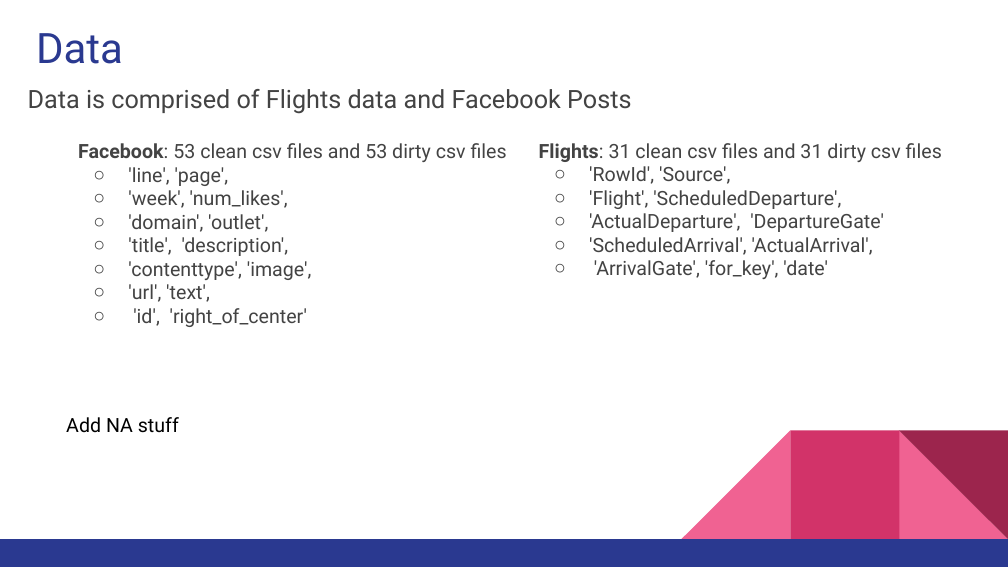
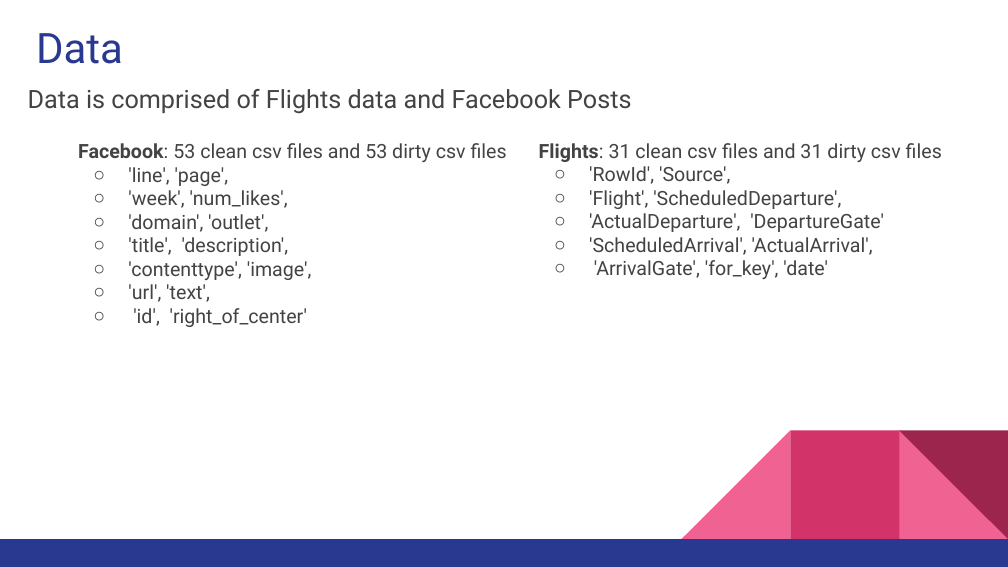
Before and after one commit to zivschwartz/Data-Quality-Validation-Pipeline, a slide deck: slide 3 of Unsupervised_Data_Quality_Monitoring.pptx. Drawn at 1008x567 pixels with LibreOffice and Linux fonts; fonts in the diff are those of the drawing. Boxes give left, top, right and bottom in pixels: in the first picture for what was removed or moved away, otherwise in the second. Text is boxed around its words. In the diff, an @@ line names an element or a change of style, - is before the commit and + after.

```diff
--- a/Unsupervised_Data_Quality_Monitoring.pptx
+++ b/Unsupervised_Data_Quality_Monitoring.pptx
@@ text removed at box(66, 417, 179, 433) @@
-Add NA stuff
```
Also in this commit, not shown: 1 other slide changed.
